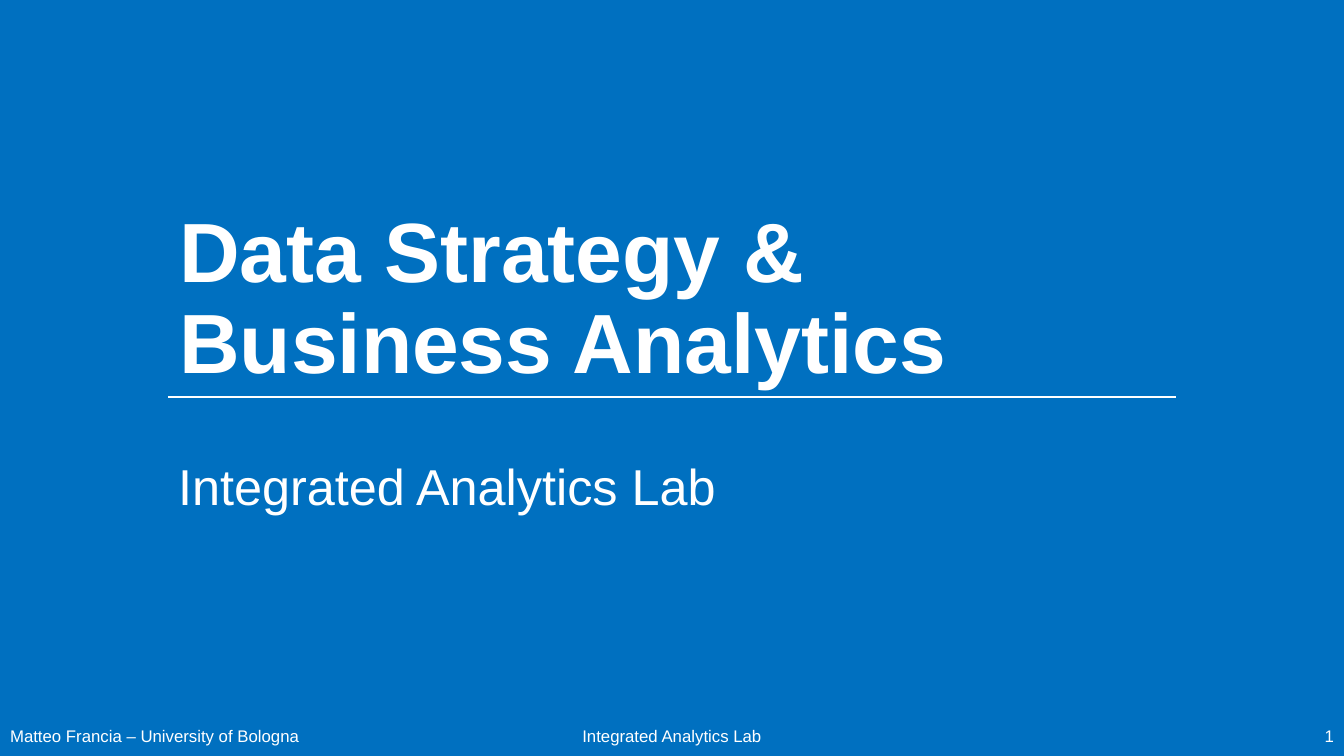
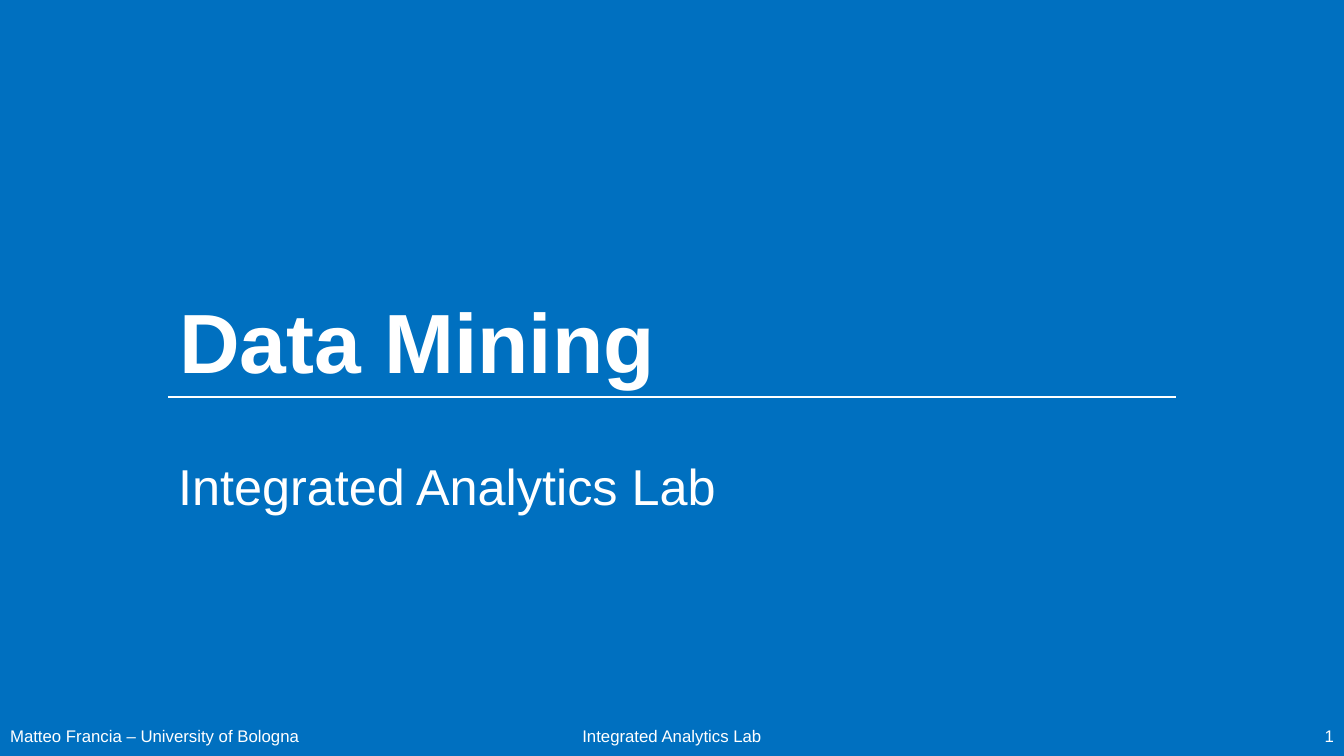
Before and after one commit to w4bo/teaching-handsondatapipelines, a slide deck: slide 1 of materials/00-Intro.pptx. Drawn at 1344x756 pixels with LibreOffice and Linux fonts; fonts in the diff are those of the drawing. Boxes give left, top, right and bottom in pixels: in the first picture for what was removed or moved away, otherwise in the second. Text is boxed around its words. In the diff, an @@ line names an element or a change of style, - is before the commit and + after.

```diff
--- a/materials/00-Intro.pptx
+++ b/materials/00-Intro.pptx
@@ title at [179,312,654,388]: text changed @@
-Data Strategy & Business Analytics
+Data Mining
```
Also in this commit, not shown: 5 other slides changed.
